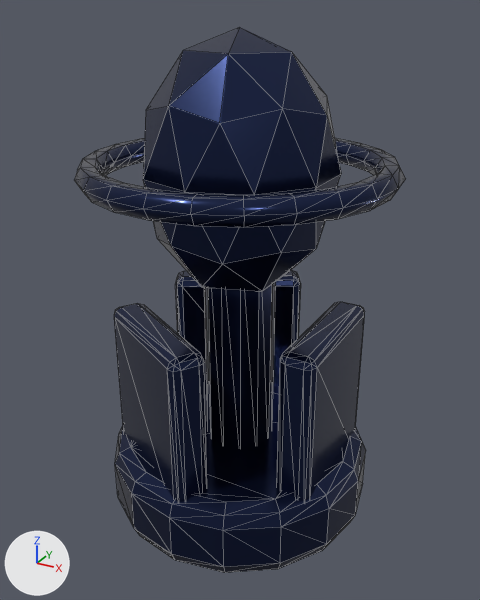
Renders of the glTF model game/models/switch_beacon.glb from each side of a commit.
One viewpoint serves both versions: a 50 mm camera at (1.33, -2.42, 2.27) aimed at (0.01, -0.01, 1.06). Every picture has the same lights, and +X, +Y and +Z are marked at lower left. The older version comes first. Mesh edges are drawn as thin lines. Vertices at exactly the same position are counted once.

The first picture shows 'switch_beacon_MobileMesh'.
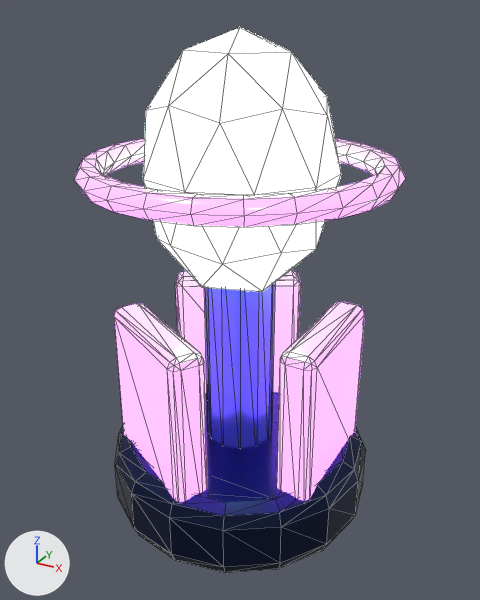
Boxes (x1, y1, x2, y2) around the edits, measured in the pictures (480 x 600 px):
part 1 of me_cylinder_026, recoloured (lighter): (204, 284, 273, 448) in both
part 2 of me_cylinder_026, recoloured (lighter): (205, 282, 276, 448) in both
part 3 of me_cylinder_026, recoloured (lighter): (143, 27, 341, 291) in both
part 4 of me_cylinder_026, recoloured (lighter): (74, 138, 406, 227) in both
part 5 of me_cylinder_026, recoloured (lighter): (114, 284, 348, 502) in both
part 6 of me_cylinder_026, recoloured (lighter): (114, 270, 365, 502) in both

The change in detail:
Material 'Aurora Alloy' (mat_aurora_alloy) is new.
Its base color is (0.08, 0.18, 0.42) (blue #5076ad).
Its metallic is 0.7.
Its roughness is 0.2.
Material 'Energy White' (mat_energy_white) is new.
Its base color is (0.65, 0.95, 1.0) (cyan #d3f9ff).
Its metallic is 0.05.
Its roughness is 0.12.
Its emission color is (0.65, 0.95, 1.0) (cyan #d3f9ff).
Its emission strength is 6.0.
Material 'Aurora Violet' (mat_aurora_violet) is new.
Its base color is (0.55, 0.18, 1.0) (purple #c476ff).
Its metallic is 0.3.
Its roughness is 0.2.
Its emission color is (0.55, 0.18, 1.0) (purple #c476ff).
Its emission strength is 2.6.
me_cylinder_026 has 522 vertices, 1020 faces and spans x -0.68..0.68, y -0.68..0.68, z -0.18..2.02.
me_cylinder_026 is used by ob_switch_beacon_mobilemesh; location (0.0, 0.0, 0.18).
me_cylinder_026 part 1: all 12 faces centred in x -0.15..0.15, y -0.15..0.15, z 0.48 switch from mat_midnight_metal (dark blue #212c50) to mat_aurora_alloy (blue #5076ad).
me_cylinder_026 part 2: all 12 faces centred in x -0.15..0.15, y -0.15..0.15, z 0.87 switch from mat_midnight_metal (dark blue #212c50) to mat_aurora_alloy (blue #5076ad).
me_cylinder_026 part 3: 80 of the faces centred in x -0.39..0.39, y -0.37..0.37, z 0.97..1.97 switch from mat_midnight_metal (dark blue #212c50) to mat_energy_white (cyan #d3f9ff, glowing cyan #d3f9ff).
me_cylinder_026 part 4: 288 of the faces centred in x -0.66..0.66, y -0.66..0.66, z 1.42..1.52 switch from mat_midnight_metal (dark blue #212c50) to mat_aurora_violet (purple #c476ff, glowing purple #c476ff).
me_cylinder_026 part 5: 162 of the faces centred in x -0.51..0.5, y -0.57..0.58, z 0.0..0.29 switch from mat_midnight_metal (dark blue #212c50) to mat_aurora_violet (purple #c476ff, glowing purple #c476ff).
me_cylinder_026 part 6: 162 of the faces centred in x -0.51..0.5, y -0.58..0.57, z 0.55..0.84 switch from mat_midnight_metal (dark blue #212c50) to mat_aurora_violet (purple #c476ff, glowing purple #c476ff).
